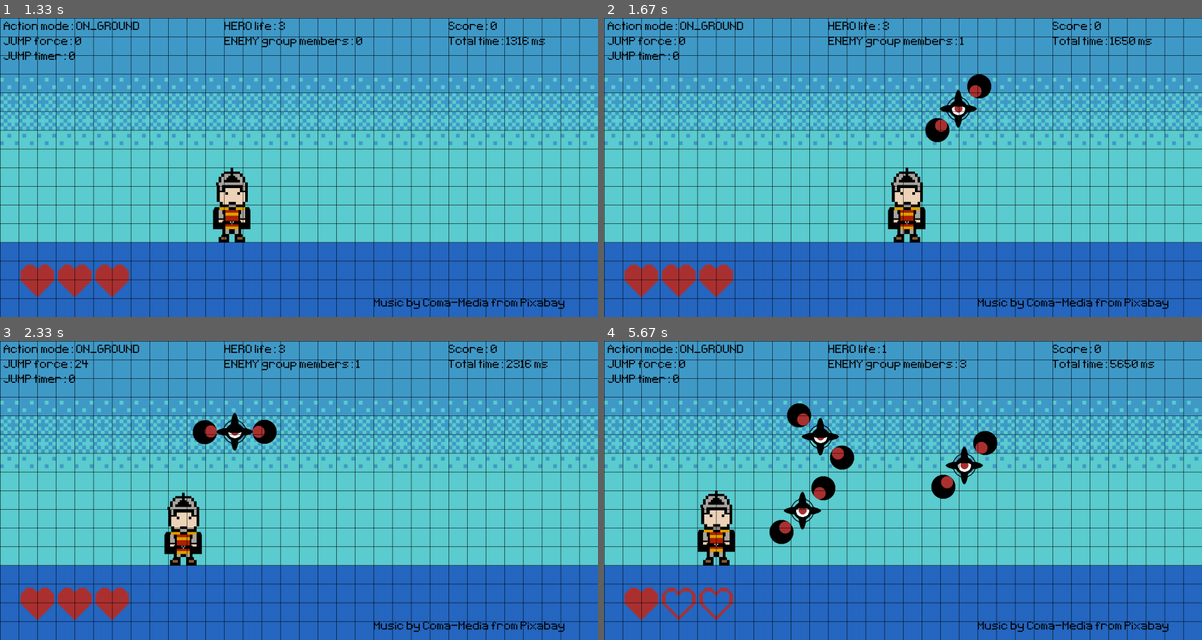
Above: before the commit, frames 1-4 (two rows, left to right).
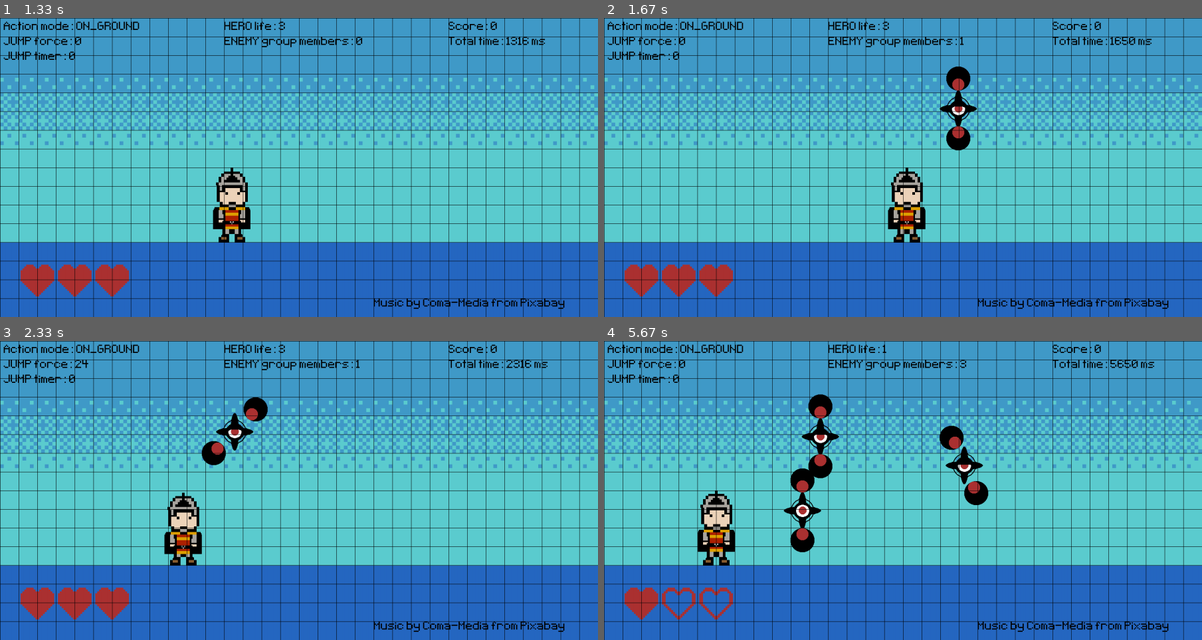
Above: after the commit, the same moments.

Repository: alo40/pygame_pininos
Game: pygame game, started from pininos_main.py
Two runs of this game, one before a commit and one after it. Both use one fixed random seed, a clock stepped at 60 frames per second and the inputs below.
Inputs:
- Up to frame 1 (1.33 s): tap Space at 0.33 s; hold Right 0.67-1.13 s; hold Right from 1.17 s (still down)
- Up to frame 2 (1.67 s): release Right at 1.63 s
- Up to frame 3 (2.33 s): hold Left 1.67-2.2 s; hold Down from 2.23 s (still down)
- Up to frame 4 (5.67 s): release Down at 2.53 s; hold Left 2.57-2.97 s; hold Right 3-3.63 s; hold Down 3.67-4.03 s; hold Left 4.07-4.53 s; hold Right 4.57-5.03 s; hold Left 5.07-5.53 s; hold Left from 5.57 s (still down)

Frame 1 is identical in both runs. In frame 2, 1.0% of the frame differs, in the area x 53-65%, y 16-45%; in frame 3, 1.1%; in frame 4, 3.2%, in the area x 27-66%, y 17-71%.

Commit message:
added random init of frame_index enemy_02

Diff:
--- a/pininos_main.py
+++ b/pininos_main.py
@@ -304,13 +304,10 @@
             frame8 = pg.image.load('graphics/evil_eye_2nd_type_big8.png').convert_alpha()
             frame9 = pg.image.load('graphics/evil_eye_2nd_type_big9.png').convert_alpha()
             frame10 = pg.image.load('graphics/evil_eye_2nd_type_big10.png').convert_alpha()
-            frame11 = frame1
-
 
             # concatenate frames
-            # self.frames = [frame1, frame2, frame3, frame4, frame5, frame7, frame8, frame9]
             self.frames = [frame1, frame2, frame3, frame4, frame5, frame6, frame7, frame8, frame9, frame10]
-            self.frame_index = 0
+            self.frame_index = randint(0, len(self.frames) - 1)
 
         else:  # other type of enemy can be used here
             pass
@@ -473,7 +470,6 @@
                     and (game_mode == Game.DAY_1 or game_mode == Game.DAY_2 or game_mode == Game.DAY_3):
 
                 # add new element to enemy group
-                # enemy_group.add(Enemy('enemy_01', game_mode))
                 enemy_group.add(Enemy(choice(ENEMY_TYPE_LIST), game_mode))
 
             # TIMER EVENT: ENEMY_01 ANIMATION
